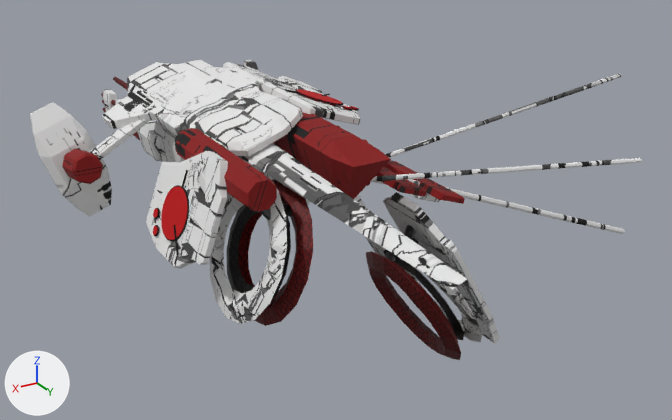
One commit to the glTF model gfx/ship3d/sting/sting.gltf: the scene before it, then after it.
One viewpoint serves both versions: a 50 mm lens placed at (5.24, 10.12, 4.25), pointed at (-0.75, 0.15, -0.74). Every picture has the same lights, and +X, +Y and +Z are marked at lower left. Where no turn or scale is listed for an object, it has been applied to the vertices. Vertices at the same position are counted once.

In view in the first picture: 'base'.
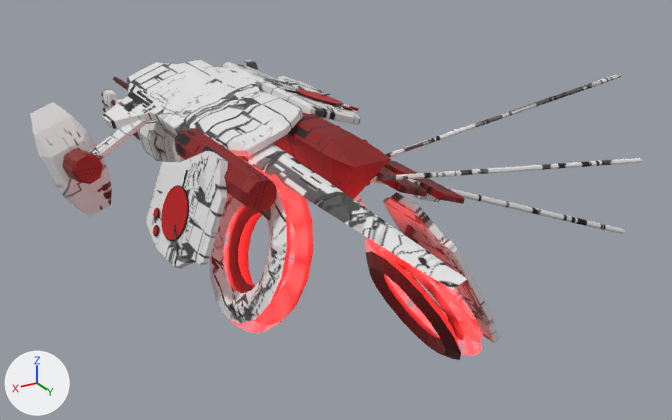
Commit message: Updated sting model.

Where the change shows, as pixel boxes (x1, y1, x2, y2) in the pictures (672 x 420 px):
'glow', added: after (224, 169, 481, 356)
part 1 of me_base, recoloured (black to red): (226, 200, 464, 340) in both
part 2 of me_base, recoloured: (133, 132, 461, 359) in both
part 3 of me_base, recoloured (grey to pink): (63, 65, 621, 343) in both
part 4 of me_base, recoloured: (63, 113, 459, 212) in both
part 5 of me_base, recoloured: (171, 90, 357, 257) in both
part 6 of me_base, recoloured: (171, 89, 357, 240) in both

Edits to the bpy script that builds the scene:
```text
Add img_sting:
    img_sting = load_image('sting', 'sting.png', 1024, 1024, 'sRGB')
Add img_glo_bake:
    img_glo_bake = load_image('GLO_bake', 'GLO_bake.png', 1024, 1024, 'sRGB')
Add img_zalek_glow:
    img_zalek_glow = load_image('zalek_glow', 'zalek_glow.png', 256, 256, 'sRGB')
Add mat_base_glow:
    mat_base_glow = bpy.data.materials.new('base_glow')
    # uses the picture img_glo_bake
    # uses the picture img_sting
Add mat_engine_glow_zalek_drone:
    mat_engine_glow_zalek_drone = bpy.data.materials.new('engine_glow_zalek_drone')
    # uses the picture img_zalek_glow
Change me_base:
    where me_base.from_pydata(...)  # 2912 vertices, 5588 faces; spans x -4.67..2.65, y -4.6..4.64, z -1.92..1.58
    used by ob_base; location = (0.0, 0.0, 0.0)
    me_base part 1: 384 faces spanning x -1.07..1.39, y 0.87..2.91, z -1.69..0.56 switch from mat_steel_hex_grey (picture img_hexagonallayersteel_ash) to mat_base_glow
    me_base part 2: 640 faces spanning x -0.98..2.28, y -4.6..3.05, z -1.92..0.57 switch from mat_steel_hex_red (picture img_hexagonallayersteel_red) to mat_base_glow
    me_base part 3: 1872 faces spanning x -4.67..2.65, y -4.44..4.64, z -1.9..1.58 switch from mat_hull_grey (picture img_hull_lightgray) to mat_base_glow
    me_base part 4: 644 faces spanning x -1.74..2.4, y -3.25..2.22, z -0.41..0.87 switch from mat_hull_red (picture img_hull_red) to mat_base_glow
    me_base part 5: 1280 faces spanning x -0.98..1.94, y -0.39..1.18, z -0.36..1.01 switch from mat_black (black #000000) to mat_base_glow
    me_base part 6: 768 faces spanning x -0.97..1.94, y -0.32..1.11, z -0.35..0.94 switch from mat_bloodred (red #bb0005) to mat_base_glow
Add me_glow:
    me_glow.from_pydata(...)  # 768 vertices, 1536 faces; spans x -2.33..0.36, y -1.0..1.62, z -1.61..0.86
    me_glow.materials.append(mat_engine_glow_zalek_drone)
Add ob_glow:
    ob_glow = bpy.data.objects.new('glow', me_glow)
    ob_glow.location = (1.14, 1.57, -0.28)
```
